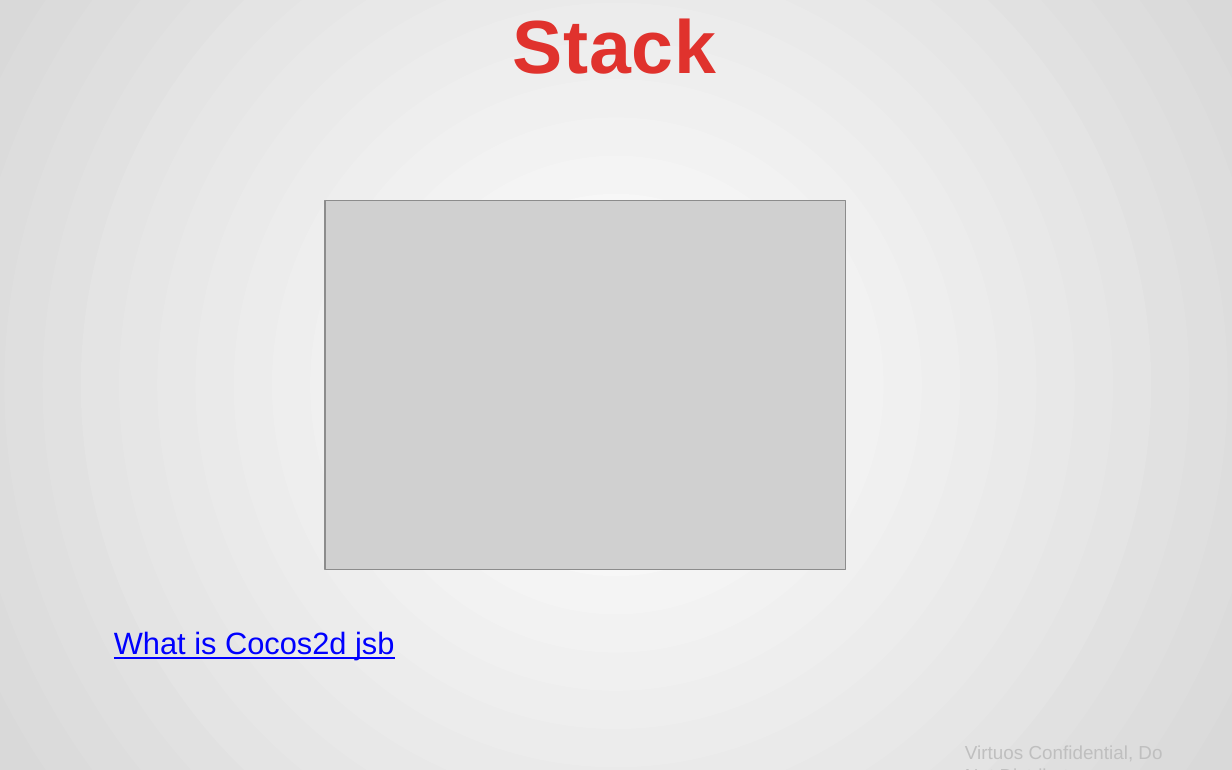
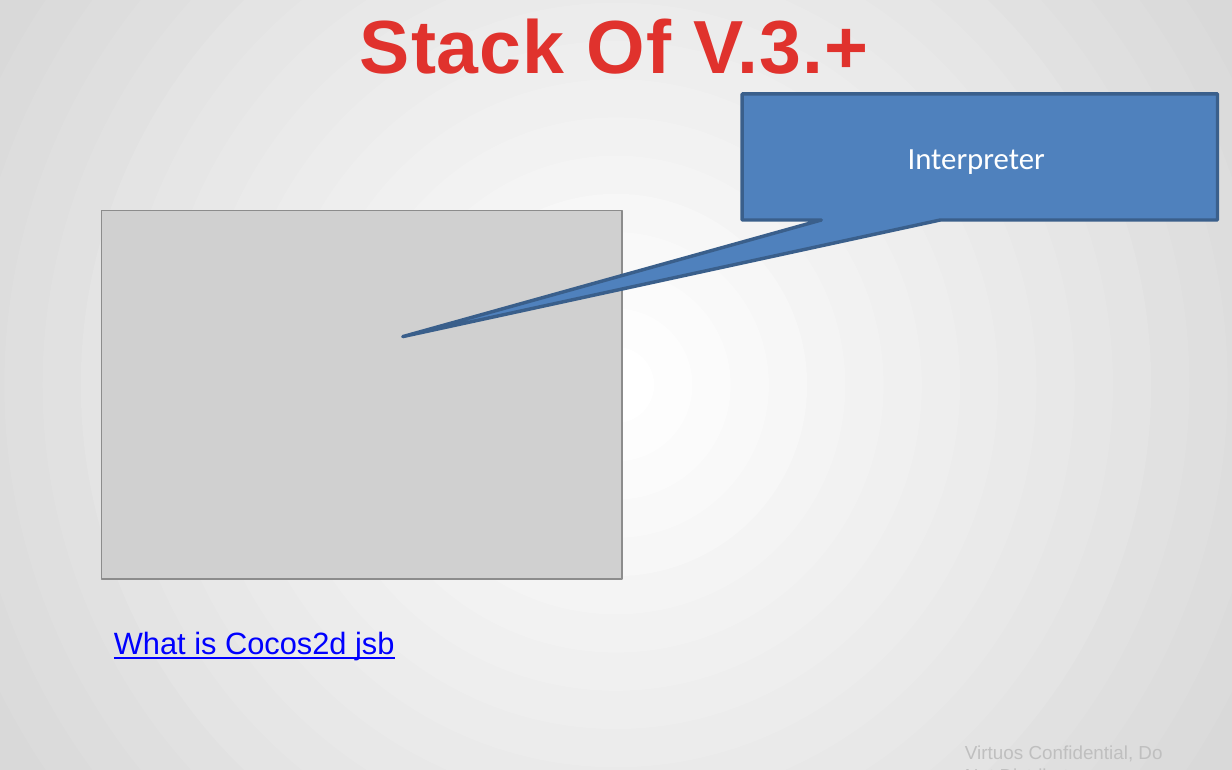
Before and after one commit to VirtuosZhangCH/miniGame, a slide deck: slide 5 of Android.pptx. Drawn at 1232x770 pixels with LibreOffice and Linux fonts; fonts in the diff are those of the drawing; grey boxes stand for pictures; background and template pictures are left out. Boxes give left, top, right and bottom in pixels: in the first picture for what was removed or moved away, otherwise in the second. Text is boxed around its words. In the diff, an @@ line names an element or a change of style, - is before the commit and + after.

```diff
--- a/Android.pptx
+++ b/Android.pptx
@@ text at bbox=[360, 18, 868, 74]: text changed @@
-Stack
+Stack Of V.3.+
@@ speech box added at bbox=[742, 94, 1217, 219], fill #4F81BD, outline #3A5F8C 2 pt, 18 pt, text #FFFFFF @@
+Interpreter
@@ picture: place and size @@
-picture at bbox=[325, 201, 845, 569]
+picture at bbox=[102, 211, 622, 579]
```
Also in this commit, not shown: 2 other slides changed, 5 slides added, 2 other files.
